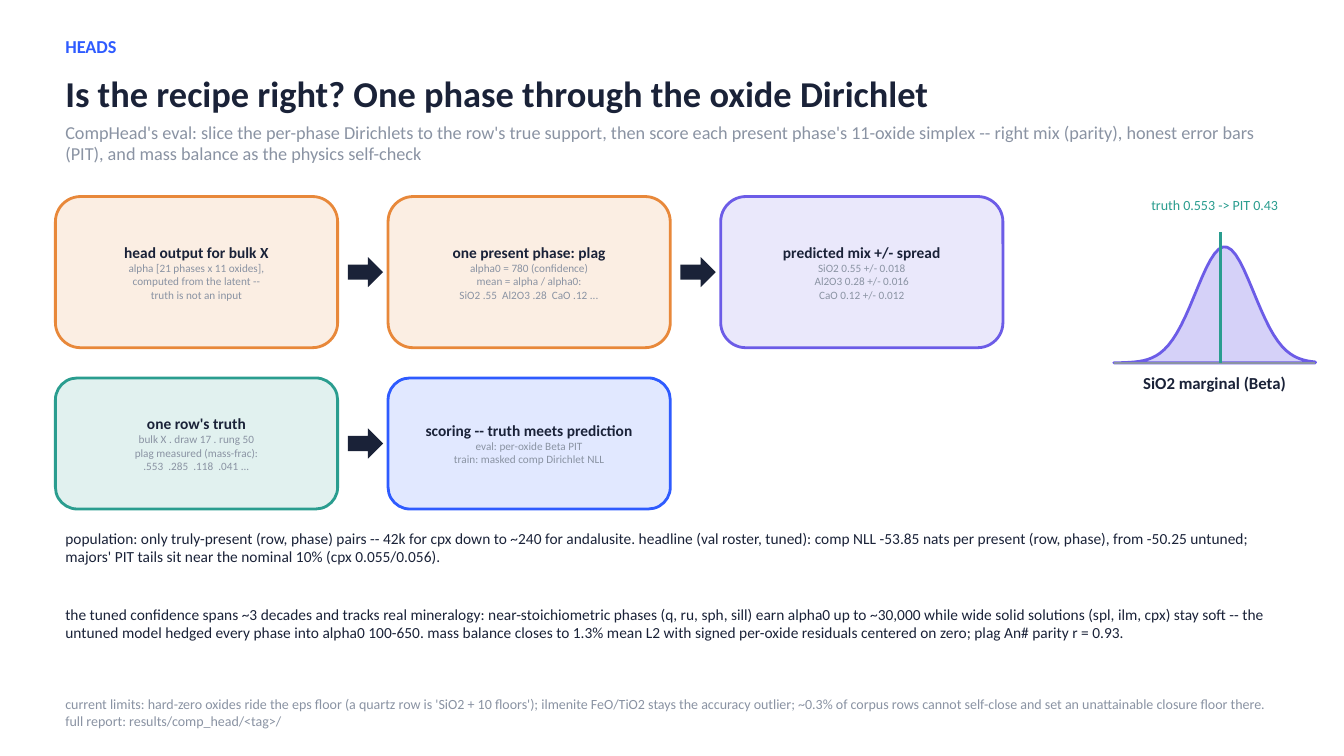
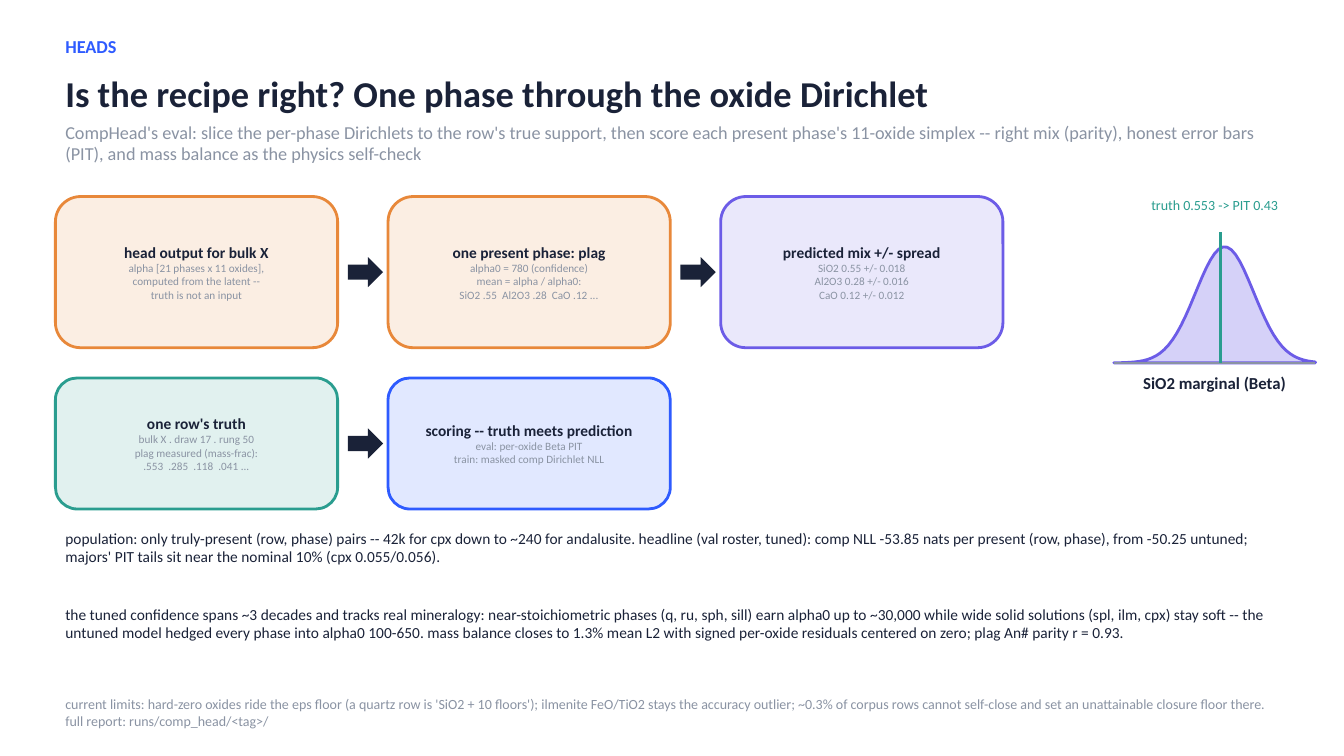
Before and after one commit to matthew-j-liu/phasecast, a slide deck: slide 17 of slides/overview.pptx. Drawn at 1344x756 pixels with LibreOffice and Linux fonts; fonts in the diff are those of the drawing. Boxes give left, top, right and bottom in pixels: in the first picture for what was removed or moved away, otherwise in the second. Text is boxed around its words. In the diff, an @@ line names an element or a change of style, - is before the commit and + after.

Commit message:
rename untracked results/ to runs/; RESULTS_ROOT becomes RUNS_ROOT

```diff
--- a/slides/overview.pptx
+++ b/slides/overview.pptx
@@ text at box(65, 699, 1265, 729): text changed @@
-current limits: hard-zero oxides ride the eps floor (a quartz row is 'SiO2 + 10 floors'); ilmenite FeO/TiO2 stays the accuracy outlier; ~0.3% of corpus rows cannot self-close and set an unattainable closure floor there. full report: results/comp_head/<tag>/
+current limits: hard-zero oxides ride the eps floor (a quartz row is 'SiO2 + 10 floors'); ilmenite FeO/TiO2 stays the accuracy outlier; ~0.3% of corpus rows cannot self-close and set an unattainable closure floor there. full report: runs/comp_head/<tag>/
```
Also in this commit, not shown: 3 other slides changed, 31 other files.
